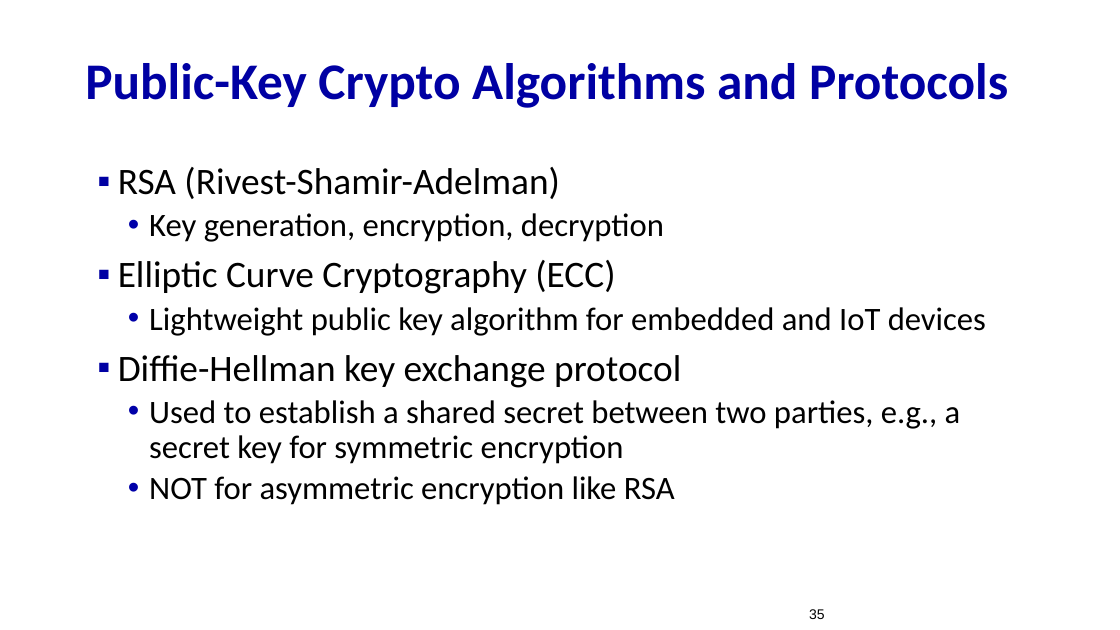
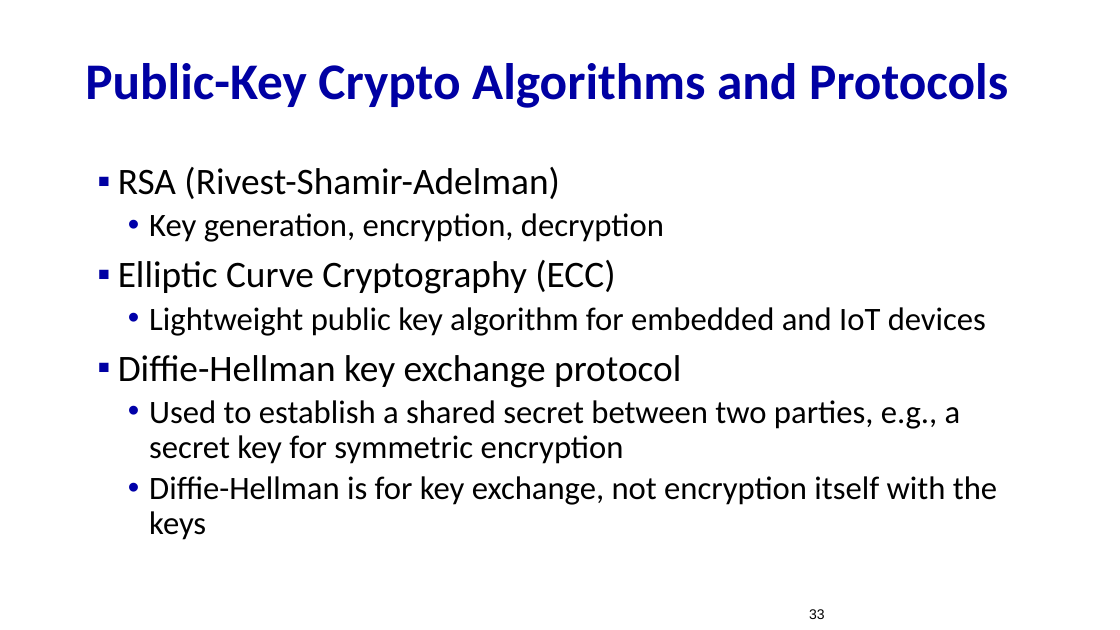
Before and after one commit to guhofstra/CSC175Sp26, a slide deck: slide 33 of PPTs/Lecture X - Network Security.pptx (slide 35 before the commit). Drawn at 1120x630 pixels with LibreOffice and Linux fonts; fonts in the diff are those of the drawing. Boxes give left, top, right and bottom in pixels: in the first picture for what was removed or moved away, otherwise in the second. Text is boxed around its words. In the diff, an @@ line names an element or a change of style, - is before the commit and + after.

```diff
--- a/PPTs/Lecture X - Network Security.pptx
+++ b/PPTs/Lecture X - Network Security.pptx
@@ text at [149,476,997,540]: text changed @@
-  • NOT for asymmetric encryption like RSA
+  • Diffie-Hellman is for key exchange, not encryption itself with the keys
@@ page number at [809,609,825,619]: text changed @@
-35
+33
```
Also in this commit, not shown: 11 other slides changed, 1 slide added, 3 slides removed, 13 other files.
